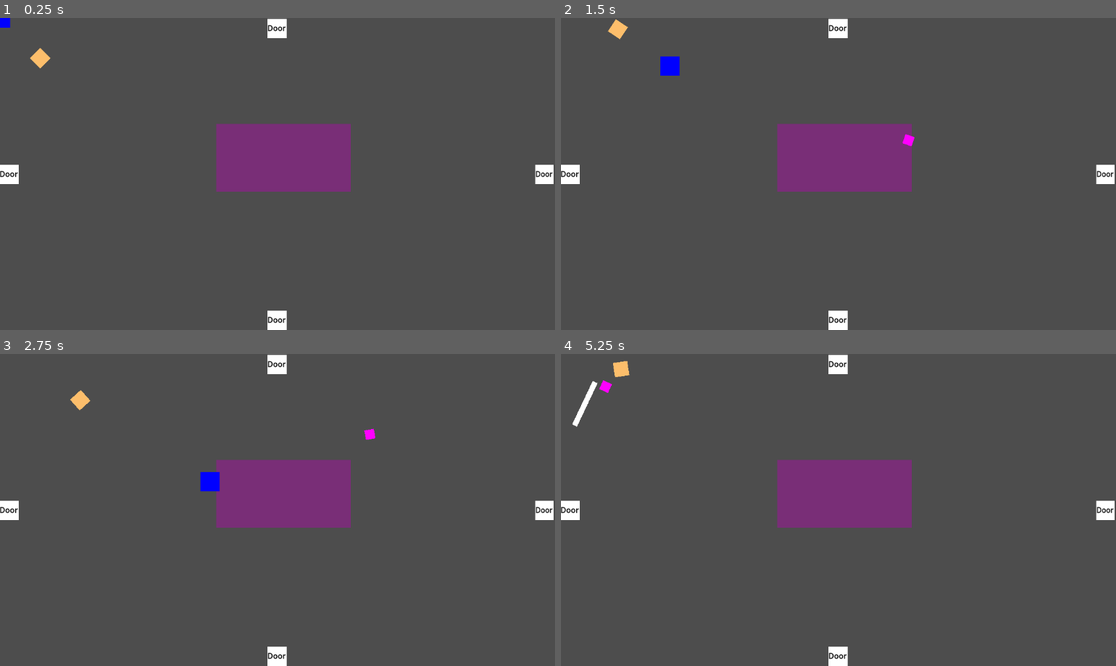
Above: before the commit, frames 1-4 (two rows, left to right).
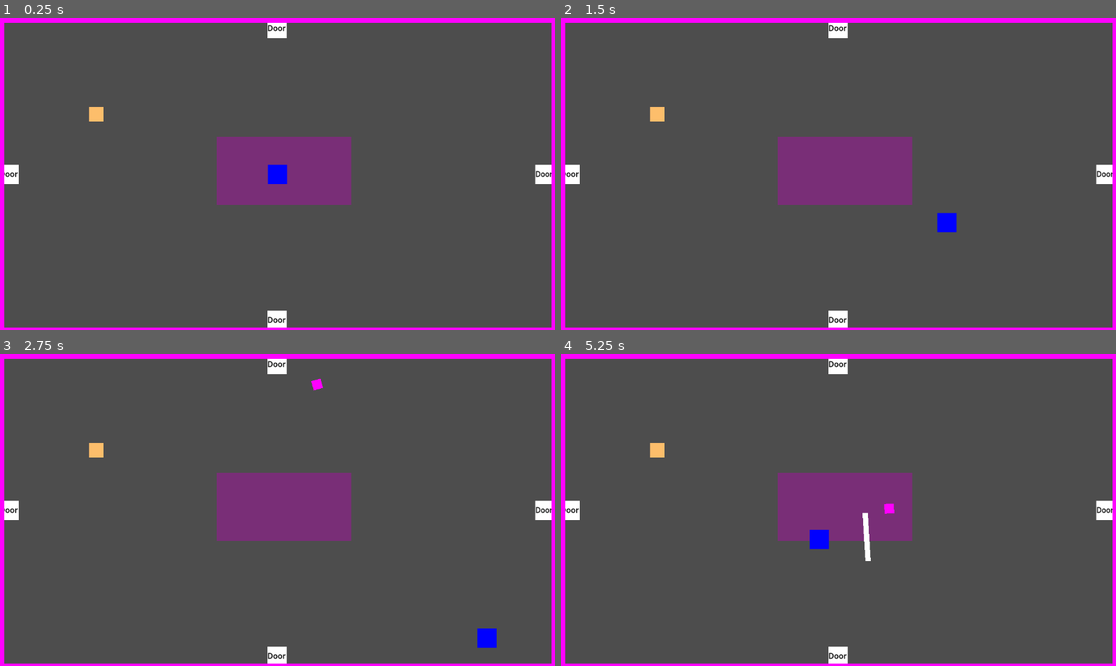
Above: after the commit, the same moments.

Repository: FlashBash21/9Lives
Game: Godot game, scene res://Scenes/Areas/world_manager.tscn
The game is run twice, just before and just after one commit, with the same random seed, the same clock (stepped at 60 frames per second) and the same inputs.
Inputs (mouse positions are in pixels of both pictures, inside the frame that each line leads up to):
- Up to frame 1 (0.25 s): no input
- Up to frame 2 (1.5 s): tap Enter (ui_accept) at 0.5, 0.77 s; move the mouse to (960, 158) at 0.52 s; press the mouse at (960, 158) at 0.53 s; hold D (move_right) 0.53-1.28 s; move the mouse to (727, 189) at 1.27 s; release the mouse at (727, 189) at 1.28 s; hold S (move_down) from 1.28 s (still down); tap Space (dash) at 1.35 s
- Up to frame 3 (2.75 s): tap Enter (ui_accept) at 1.52 s; move the mouse to (333, 441) at 2.02 s; release S (move_down) at 2.03 s; press the mouse at (333, 441) at 2.03 s; hold D (move_right) from 2.03 s (still down)
- Up to frame 4 (5.25 s): move the mouse to (810, 572) at 2.77 s; release D (move_right) at 2.78 s; release the mouse at (810, 572) at 2.78 s; hold W (move_up) 2.78-3.53 s; tap Space (dash) at 2.85, 4.35 s; tap Enter (ui_accept) at 3.02, 3.77, 4.52 s; move the mouse to (1005, 556) at 3.52 s; press the mouse at (1005, 556) at 3.53 s; hold A (move_left) 3.53-5.03 s; move the mouse to (672, 463) at 4.27 s; release the mouse at (672, 463) at 4.28 s; move the mouse to (866, 510) at 5.02 s; press the mouse at (866, 510) at 5.03 s; hold S (move_down) from 5.03 s (still down)

The runs differ from the first frame. In frame 1, 6.4% of the frame differs, in the area x 0-100%, y 0-100%; in frame 2, 6.6%; in frame 3, 6.7%; in frame 4, 6.6%.

Commit message:
walls and death

Diff:
--- /dev/null
+++ b/Scenes/Areas/Area Objects/area_wall.tscn
@@ -0,0 +1,34 @@
+[gd_scene load_steps=4 format=3 uid="uid://cmg730sg7cqiw"]
+
+[sub_resource type="GDScript" id="GDScript_ywb57"]
+script/source = "extends Node2D
+
+
+# Called when the node enters the scene tree for the first time.
+func _ready():
+	pass # Replace with function body.
+
+
+# Called every frame. 'delta' is the elapsed time since the previous frame.
+func _process(delta):
+	pass
+"
+
+[sub_resource type="RectangleShape2D" id="RectangleShape2D_280w8"]
+
+[sub_resource type="PlaceholderTexture2D" id="PlaceholderTexture2D_h31ri"]
+
+[node name="AreaWall" type="Node2D"]
+scale = Vector2(1, 1.00254)
+script = SubResource("GDScript_ywb57")
+
+[node name="StaticBody2D" type="StaticBody2D" parent="."]
+collision_layer = 8
+
+[node name="CollisionShape2D" type="CollisionShape2D" parent="StaticBody2D"]
+shape = SubResource("RectangleShape2D_280w8")
+
+[node name="Sprite2D" type="Sprite2D" parent="."]
+position = Vector2(0, 9.53674e-07)
+scale = Vector2(20, 19.9493)
+texture = SubResource("PlaceholderTexture2D_h31ri")
--- a/Scenes/Areas/area_0.tscn
+++ b/Scenes/Areas/area_0.tscn
@@ -1,16 +1,17 @@
-[gd_scene load_steps=3 format=3 uid="uid://bm4x47g2pyrhx"]
+[gd_scene load_steps=4 format=3 uid="uid://bm4x47g2pyrhx"]
 
 [ext_resource type="Script" path="res://Scripts/Areas/area_0.gd" id="1_eo57l"]
 [ext_resource type="PackedScene" uid="uid://bt4ixmf8kiyxf" path="res://Scenes/Areas/Area Objects/area_door.tscn" id="2_syyrj"]
+[ext_resource type="PackedScene" uid="uid://cmg730sg7cqiw" path="res://Scenes/Areas/Area Objects/area_wall.tscn" id="3_mnyar"]
 
 [node name="Area 0" type="Node2D"]
 script = ExtResource("1_eo57l")
 
 [node name="ColorRect" type="ColorRect" parent="."]
-offset_left = 449.0
-offset_top = 220.0
-offset_right = 728.0
-offset_bottom = 361.0
+offset_left = 450.0
+offset_top = 247.0
+offset_right = 729.0
+offset_bottom = 388.0
 color = Color(0.47451, 0.180392, 0.466667, 1)
 
 [node name="Boss Room" parent="." instance=ExtResource("2_syyrj")]
@@ -30,3 +31,19 @@
 [node name="Top Room" parent="." instance=ExtResource("2_syyrj")]
 position = Vector2(575, 22)
 Area = 4
+
+[node name="AreaWall" parent="." instance=ExtResource("3_mnyar")]
+position = Vector2(3.00002, 325)
+scale = Vector2(-0.551928, 32.5486)
+
+[node name="AreaWall2" parent="." instance=ExtResource("3_mnyar")]
+position = Vector2(576, 648)
+scale = Vector2(57.5889, 0.452694)
+
+[node name="AreaWall3" parent="." instance=ExtResource("3_mnyar")]
+position = Vector2(1149, 327)
+scale = Vector2(0.411945, 32.9402)
+
+[node name="AreaWall4" parent="." instance=ExtResource("3_mnyar")]
+position = Vector2(575, 5)
+scale = Vector2(57.12, 0.522541)
--- a/Scenes/Areas/area_2.tscn
+++ b/Scenes/Areas/area_2.tscn
@@ -1,7 +1,8 @@
-[gd_scene load_steps=3 format=3 uid="uid://b46hfgd7dg5ou"]
+[gd_scene load_steps=4 format=3 uid="uid://b46hfgd7dg5ou"]
 
 [ext_resource type="Script" path="res://Scripts/Areas/area_1.gd" id="1_b2pfy"]
 [ext_resource type="PackedScene" uid="uid://bt4ixmf8kiyxf" path="res://Scenes/Areas/Area Objects/area_door.tscn" id="2_qnbfg"]
+[ext_resource type="PackedScene" uid="uid://cmg730sg7cqiw" path="res://Scenes/Areas/Area Objects/area_wall.tscn" id="3_ij4xd"]
 
 [node name="Area 1" type="Node2D"]
 script = ExtResource("1_b2pfy")
@@ -19,3 +20,19 @@
 [node name="AreaDoor" parent="." instance=ExtResource("2_qnbfg")]
 position = Vector2(1128, 325)
 Area = 22
+
+[node name="AreaWall" parent="." instance=ExtResource("3_ij4xd")]
+position = Vector2(0, 320)
+scale = Vector2(1, 32.5225)
+
+[node name="AreaWall2" parent="." instance=ExtResource("3_ij4xd")]
+position = Vector2(1152, 323)
+scale = Vector2(1, 32.5225)
+
+[node name="AreaWall3" parent="." instance=ExtResource("3_ij4xd")]
+position = Vector2(574, 643)
+scale = Vector2(57.68, 1.00254)
+
+[node name="AreaWall4" parent="." instance=ExtResource("3_ij4xd")]
+position = Vector2(577, 3)
+scale = Vector2(57.68, 1.00254)
--- a/Scenes/Areas/area_22.tscn
+++ b/Scenes/Areas/area_22.tscn
@@ -1,7 +1,8 @@
-[gd_scene load_steps=3 format=3 uid="uid://bmmyq2h4hx7kt"]
+[gd_scene load_steps=4 format=3 uid="uid://bmmyq2h4hx7kt"]
 
 [ext_resource type="Script" path="res://Scripts/Areas/area_1.gd" id="1_3e6c7"]
 [ext_resource type="PackedScene" uid="uid://bt4ixmf8kiyxf" path="res://Scenes/Areas/Area Objects/area_door.tscn" id="2_a0ki1"]
+[ext_resource type="PackedScene" uid="uid://cmg730sg7cqiw" path="res://Scenes/Areas/Area Objects/area_wall.tscn" id="3_op6ce"]
 
 [node name="Area 1" type="Node2D"]
 script = ExtResource("1_3e6c7")
@@ -20,3 +21,19 @@
 [node name="AreaDoor2" parent="." instance=ExtResource("2_a0ki1")]
 position = Vector2(1132, 325)
 Area = 222
+
+[node name="AreaWall" parent="." instance=ExtResource("3_op6ce")]
+position = Vector2(3, 327)
+scale = Vector2(1, 32.9625)
+
+[node name="AreaWall2" parent="." instance=ExtResource("3_op6ce")]
+position = Vector2(1149, 329)
+scale = Vector2(1, 32.9625)
+
+[node name="AreaWall3" parent="." instance=ExtResource("3_op6ce")]
+position = Vector2(577, 645)
+scale = Vector2(57.4, 1.00254)
+
+[node name="AreaWall4" parent="." instance=ExtResource("3_op6ce")]
+position = Vector2(577, 3)
+scale = Vector2(57.4, 1.00254)
--- a/Scenes/Areas/area_222.tscn
+++ b/Scenes/Areas/area_222.tscn
@@ -1,7 +1,8 @@
-[gd_scene load_steps=3 format=3 uid="uid://cmp20b42scowl"]
+[gd_scene load_steps=4 format=3 uid="uid://cmp20b42scowl"]
 
 [ext_resource type="Script" path="res://Scripts/Areas/area_1.gd" id="1_6g3ml"]
 [ext_resource type="PackedScene" uid="uid://bt4ixmf8kiyxf" path="res://Scenes/Areas/Area Objects/area_door.tscn" id="2_da3ov"]
+[ext_resource type="PackedScene" uid="uid://cmg730sg7cqiw" path="res://Scenes/Areas/Area Objects/area_wall.tscn" id="3_oyssr"]
 
 [node name="Area 1" type="Node2D"]
 script = ExtResource("1_6g3ml")
@@ -16,3 +17,19 @@
 [node name="AreaDoor" parent="." instance=ExtResource("2_da3ov")]
 position = Vector2(20, 325)
 Area = 22
+
+[node name="AreaWall" parent="." instance=ExtResource("3_oyssr")]
+position = Vector2(0, 329)
+scale = Vector2(1, 33.4425)
+
+[node name="AreaWall2" parent="." instance=ExtResource("3_oyssr")]
+position = Vector2(1160, 327)
+scale = Vector2(0.998171, 33.4425)
+
+[node name="AreaWall3" parent="." instance=ExtResource("3_oyssr")]
+position = Vector2(588, 642)
+scale = Vector2(58, 1.00254)
+
+[node name="AreaWall4" parent="." instance=ExtResource("3_oyssr")]
+position = Vector2(586, 4)
+scale = Vector2(58, 1.00254)
--- a/Scenes/Areas/area_3.tscn
+++ b/Scenes/Areas/area_3.tscn
@@ -1,7 +1,8 @@
-[gd_scene load_steps=3 format=3 uid="uid://6ltl2ft44yy6"]
+[gd_scene load_steps=4 format=3 uid="uid://6ltl2ft44yy6"]
 
 [ext_resource type="Script" path="res://Scripts/Areas/area_1.gd" id="1_ba1l1"]
 [ext_resource type="PackedScene" uid="uid://bt4ixmf8kiyxf" path="res://Scenes/Areas/Area Objects/area_door.tscn" id="2_auomm"]
+[ext_resource type="PackedScene" uid="uid://cmg730sg7cqiw" path="res://Scenes/Areas/Area Objects/area_wall.tscn" id="3_y0l8i"]
 
 [node name="area_1" type="Node2D"]
 script = ExtResource("1_ba1l1")
@@ -19,3 +20,19 @@
 [node name="AreaDoor2" parent="." instance=ExtResource("2_auomm")]
 position = Vector2(20, 325)
 Area = 33
+
+[node name="AreaWall" parent="." instance=ExtResource("3_y0l8i")]
+position = Vector2(1, 325)
+scale = Vector2(1, 32.3051)
+
+[node name="AreaWall2" parent="." instance=ExtResource("3_y0l8i")]
+position = Vector2(1152, 325)
+scale = Vector2(1, 32.3051)
+
+[node name="AreaWall3" parent="." instance=ExtResource("3_y0l8i")]
+position = Vector2(581, 647)
+scale = Vector2(58, 1.00254)
+
+[node name="AreaWall4" parent="." instance=ExtResource("3_y0l8i")]
+position = Vector2(578, 3)
+scale = Vector2(58, 1.00254)
--- a/Scenes/Areas/area_33.tscn
+++ b/Scenes/Areas/area_33.tscn
@@ -1,7 +1,8 @@
-[gd_scene load_steps=3 format=3 uid="uid://dvkk8jhbhxeeh"]
+[gd_scene load_steps=4 format=3 uid="uid://dvkk8jhbhxeeh"]
 
 [ext_resource type="Script" path="res://Scripts/Areas/area_1.gd" id="1_e1nru"]
 [ext_resource type="PackedScene" uid="uid://bt4ixmf8kiyxf" path="res://Scenes/Areas/Area Objects/area_door.tscn" id="2_vcxta"]
+[ext_resource type="PackedScene" uid="uid://cmg730sg7cqiw" path="res://Scenes/Areas/Area Objects/area_wall.tscn" id="3_wb40d"]
 
 [node name="area_1" type="Node2D"]
 script = ExtResource("1_e1nru")
@@ -20,3 +21,19 @@
 [node name="AreaDoor2" parent="." instance=ExtResource("2_vcxta")]
 position = Vector2(20, 325)
 Area = 333
+
+[node name="AreaWall" parent="." instance=ExtResource("3_wb40d")]
+position = Vector2(3, 330)
+scale = Vector2(1, 33.1625)
+
+[node name="AreaWall2" parent="." instance=ExtResource("3_wb40d")]
+position = Vector2(1153, 326)
+scale = Vector2(1, 33.0827)
+
+[node name="AreaWall3" parent="." instance=ExtResource("3_wb40d")]
+position = Vector2(576, 647)
+scale = Vector2(57.64, 1.00254)
+
+[node name="AreaWall4" parent="." instance=ExtResource("3_wb40d")]
+position = Vector2(580, 6)
+scale = Vector2(57.64, 1.00254)
--- a/Scenes/Areas/area_333.tscn
+++ b/Scenes/Areas/area_333.tscn
@@ -1,7 +1,8 @@
-[gd_scene load_steps=3 format=3 uid="uid://cam4p22k07ftw"]
+[gd_scene load_steps=4 format=3 uid="uid://cam4p22k07ftw"]
 
 [ext_resource type="Script" path="res://Scripts/Areas/area_1.gd" id="1_v6qga"]
 [ext_resource type="PackedScene" uid="uid://bt4ixmf8kiyxf" path="res://Scenes/Areas/Area Objects/area_door.tscn" id="2_hmhom"]
+[ext_resource type="PackedScene" uid="uid://cmg730sg7cqiw" path="res://Scenes/Areas/Area Objects/area_wall.tscn" id="3_iwram"]
 
 [node name="area_1" type="Node2D"]
 script = ExtResource("1_v6qga")
@@ -16,3 +17,19 @@
 [node name="AreaDoor" parent="." instance=ExtResource("2_hmhom")]
 position = Vector2(1132, 325)
 Area = 33
+
+[node name="AreaWall" parent="." instance=ExtResource("3_iwram")]
+position = Vector2(1, 313)
+scale = Vector2(1, 33.0425)
+
+[node name="AreaWall2" parent="." instance=ExtResource("3_iwram")]
+position = Vector2(1150, 324)
+scale = Vector2(1, 33.0425)
+
+[node name="AreaWall3" parent="." instance=ExtResource("3_iwram")]
+position = Vector2(577, 643)
+scale = Vector2(58.56, 1.00254)
+
+[node name="AreaWall4" parent="." instance=ExtResource("3_iwram")]
+position = Vector2(566, 3)
+scale = Vector2(58.56, 1.00254)
--- a/Scenes/Areas/area_4.tscn
+++ b/Scenes/Areas/area_4.tscn
@@ -1,7 +1,8 @@
-[gd_scene load_steps=3 format=3 uid="uid://byn7fe85ysfxe"]
+[gd_scene load_steps=4 format=3 uid="uid://byn7fe85ysfxe"]
 
 [ext_resource type="Script" path="res://Scripts/Areas/area_1.gd" id="1_f62cy"]
 [ext_resource type="PackedScene" uid="uid://bt4ixmf8kiyxf" path="res://Scenes/Areas/Area Objects/area_door.tscn" id="2_sqxu4"]
+[ext_resource type="PackedScene" uid="uid://cmg730sg7cqiw" path="res://Scenes/Areas/Area Objects/area_wall.tscn" id="3_uh1es"]
 
 [node name="area_1" type="Node2D"]
 script = ExtResource("1_f62cy")
@@ -19,3 +20,19 @@
 [node name="AreaDoor2" parent="." instance=ExtResource("2_sqxu4")]
 position = Vector2(575, 20)
 Area = 44
+
+[node name="AreaWall" parent="." instance=ExtResource("3_uh1es")]
+position = Vector2(3, 323)
+scale = Vector2(0.939812, 33.0203)
+
+[node name="AreaWall2" parent="." instance=ExtResource("3_uh1es")]
+position = Vector2(1145, 323)
+scale = Vector2(0.739821, 33.0203)
+
+[node name="AreaWall3" parent="." instance=ExtResource("3_uh1es")]
+position = Vector2(576, 646)
+scale = Vector2(58.04, 0.732158)
+
+[node name="AreaWall4" parent="." instance=ExtResource("3_uh1es")]
+position = Vector2(576, 3)
+scale = Vector2(58.04, 0.602541)
--- a/Scenes/Areas/area_44.tscn
+++ b/Scenes/Areas/area_44.tscn
@@ -1,7 +1,8 @@
-[gd_scene load_steps=3 format=3 uid="uid://c0mxqe0lu1c3c"]
+[gd_scene load_steps=4 format=3 uid="uid://c0mxqe0lu1c3c"]
 
 [ext_resource type="Script" path="res://Scripts/Areas/area_1.gd" id="1_ej58h"]
 [ext_resource type="PackedScene" uid="uid://bt4ixmf8kiyxf" path="res://Scenes/Areas/Area Objects/area_door.tscn" id="2_ucsw3"]
+[ext_resource type="PackedScene" uid="uid://cmg730sg7cqiw" path="res://Scenes/Areas/Area Objects/area_wall.tscn" id="3_2ub2j"]
 
 [node name="area_1" type="Node2D"]
 script = ExtResource("1_ej58h")
@@ -20,3 +21,19 @@
 [node name="AreaDoor2" parent="." instance=ExtResource("2_ucsw3")]
 position = Vector2(575, 20)
 Area = 444
+
+[node name="AreaWall" parent="." instance=ExtResource("3_2ub2j")]
+position = Vector2(2, 325)
+scale = Vector2(1, 32.8825)
+
+[node name="AreaWall2" parent="." instance=ExtResource("3_2ub2j")]
+position = Vector2(1147, 323)
+scale = Vector2(1, 32.8825)
+
+[node name="AreaWall3" parent="." instance=ExtResource("3_2ub2j")]
+position = Vector2(568, 644)
+scale = Vector2(57.64, 1.00254)
+
+[node name="AreaWall4" parent="." instance=ExtResource("3_2ub2j")]
+position = Vector2(581, 4)
+scale = Vector2(57.64, 1.00254)
--- a/Scenes/Areas/area_444.tscn
+++ b/Scenes/Areas/area_444.tscn
@@ -1,7 +1,8 @@
-[gd_scene load_steps=3 format=3 uid="uid://dvwet2ppo77u7"]
+[gd_scene load_steps=4 format=3 uid="uid://dvwet2ppo77u7"]
 
 [ext_resource type="Script" path="res://Scripts/Areas/area_1.gd" id="1_cilcj"]
 [ext_resource type="PackedScene" uid="uid://bt4ixmf8kiyxf" path="res://Scenes/Areas/Area Objects/area_door.tscn" id="2_okjdk"]
+[ext_resource type="PackedScene" uid="uid://cmg730sg7cqiw" path="res://Scenes/Areas/Area Objects/area_wall.tscn" id="3_6byip"]
 
 [node name="area_1" type="Node2D"]
 script = ExtResource("1_cilcj")
@@ -16,3 +17,19 @@
 [node name="AreaDoor" parent="." instance=ExtResource("2_okjdk")]
 position = Vector2(575, 628)
 Area = 44
+
+[node name="AreaWall" parent="." instance=ExtResource("3_6byip")]
+position = Vector2(5, 329)
+scale = Vector2(1.01357, 33.0025)
+
+[node name="AreaWall2" parent="." instance=ExtResource("3_6byip")]
+position = Vector2(1149, 327)
+scale = Vector2(1.01357, 33.0025)
+
+[node name="AreaWall3" parent="." instance=ExtResource("3_6byip")]
+position = Vector2(576, 646)
+scale = Vector2(58, 1.00254)
+
+[node name="AreaWall4" parent="." instance=ExtResource("3_6byip")]
+position = Vector2(578, 6)
+scale = Vector2(58, 1.00254)
--- /dev/null
+++ b/Scripts/Areas/Area Objects/area_wall.gd
@@ -0,0 +1,11 @@
+extends Node
+
+
+# Called when the node enters the scene tree for the first time.
+func _ready():
+	pass # Replace with function body.
+
+
+# Called every frame. 'delta' is the elapsed time since the previous frame.
+func _process(delta):
+	pass
--- a/Scripts/Areas/area_0.gd
+++ b/Scripts/Areas/area_0.gd
@@ -5,5 +5,5 @@
 	var enemy = load("res://Scenes/Entites/test_enemy.tscn")
 	var enemy_ref = enemy.instantiate()
 	add_child(enemy_ref)
-	enemy_ref.position = Vector2(100, 100)
+	enemy_ref.position = Vector2(200, 200)
 	super()
--- a/Scripts/Entities/player.gd
+++ b/Scripts/Entities/player.gd
@@ -12,6 +12,7 @@
 	self.hp = 15
 	self.speed = 300
 	add_to_group("Player")
+	self.position = Vector2(575,325)
 	print_ability.execute({})
 
 func _physics_process(delta: float) -> void:
@@ -43,3 +44,8 @@
 func apply_damage(ammount: int) -> void:
 	hp = hp -  ammount
 	print("hp: ", hp)
+	if (hp <= 0):
+		var parent = get_parent() as BaseArea
+		parent.query_area_load.emit(0)
+		hp = 15
+		self.position = Vector2(575,325)
